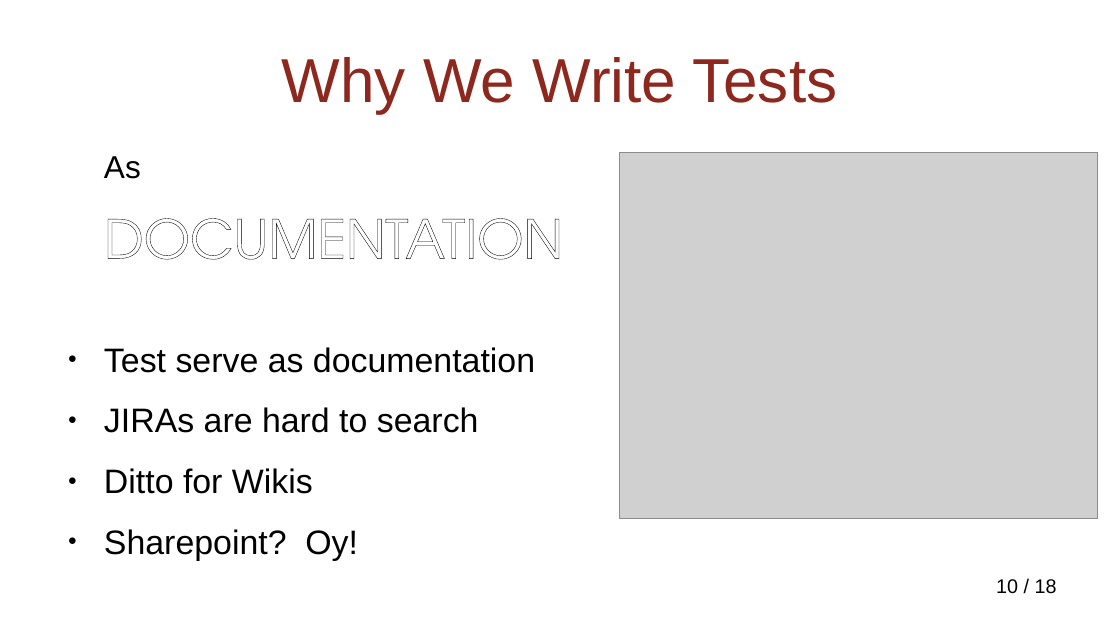
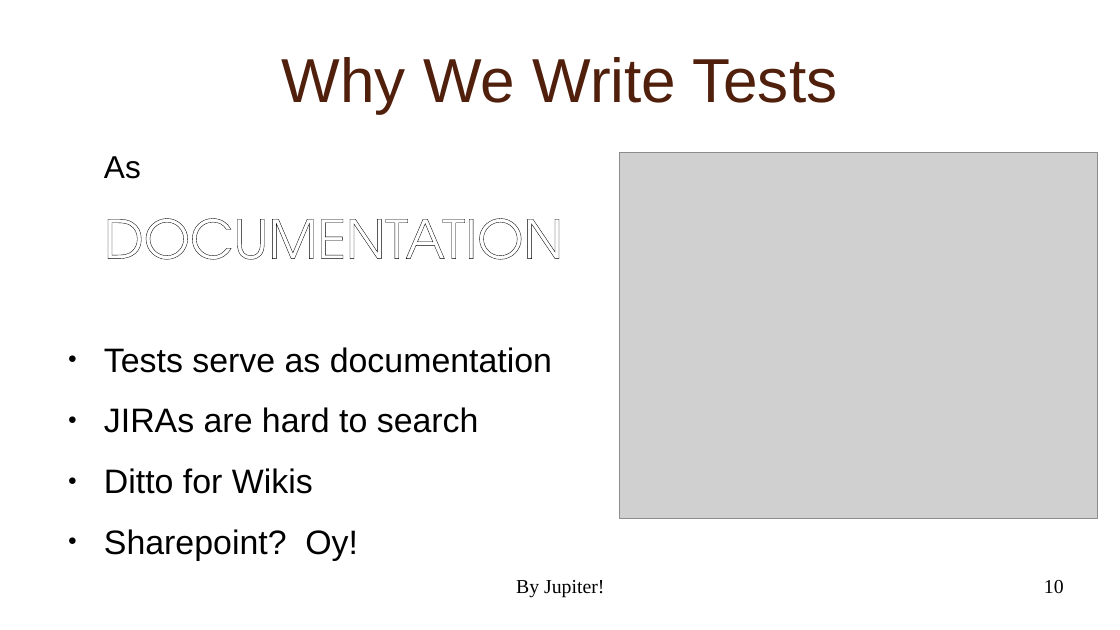
Before and after one commit to NextPoorSlob/JUnit5-Presentation-Sample-Code, a slide deck: slide 10 of ByJupiter.odp. Drawn at 1120x630 pixels with LibreOffice and Linux fonts; fonts in the diff are those of the drawing; grey boxes stand for pictures; background and template pictures are left out. Boxes give left, top, right and bottom in pixels: in the first picture for what was removed or moved away, otherwise in the second. Text is boxed around its words. In the diff, an @@ line names an element or a change of style, - is before the commit and + after.

```diff
--- a/ByJupiter.odp
+++ b/ByJupiter.odp
@@ title "Why We Write Tests" at (282, 57, 837, 113): text colour #8D281E to #50200C @@
@@ text at (104, 347, 552, 373): text changed @@
-● Test serve as documentation
+● Tests serve as documentation
@@ text added at (516, 580, 604, 598), 14 pt, text #000000 @@
+By Jupiter!
@@ page number at (1044, 580, 1064, 594): text changed; font Arial to Times New Roman @@
-10 / 18
+10
```
Also in this commit, not shown: 17 other slides changed, 16 slides added.
